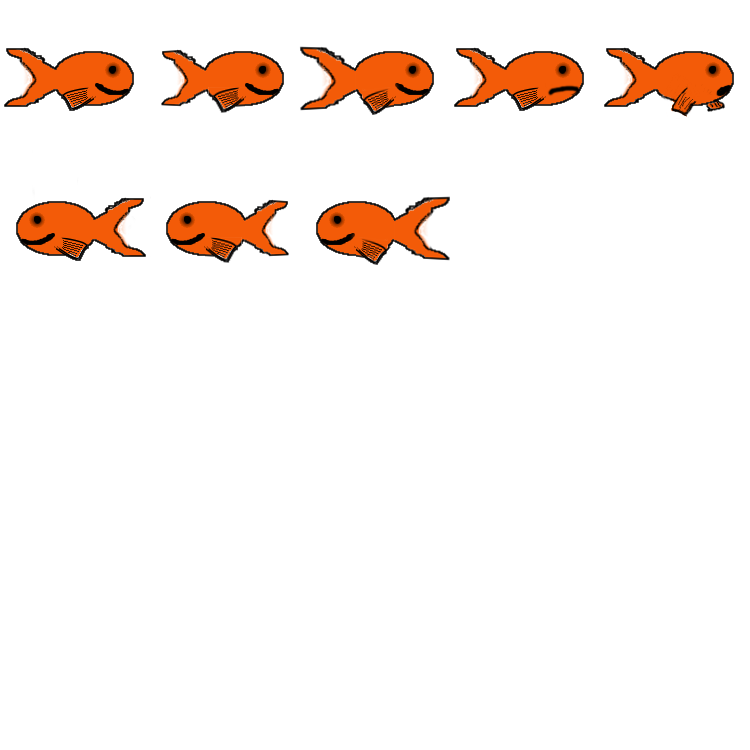
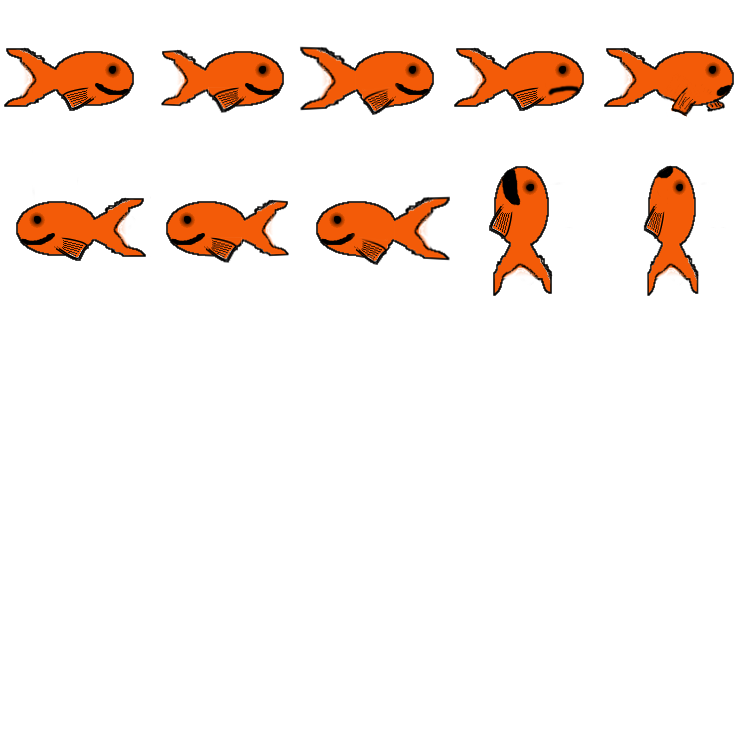
Layer changes from the first w=750, h=750 image to the second:
painted on "Background" over left=489, top=165, right=724, bottom=296
